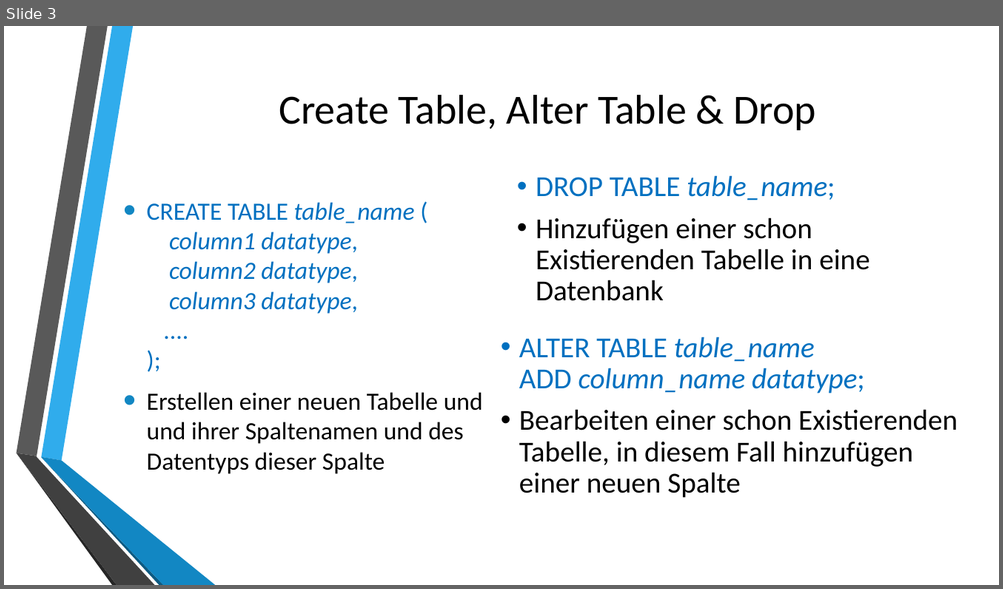
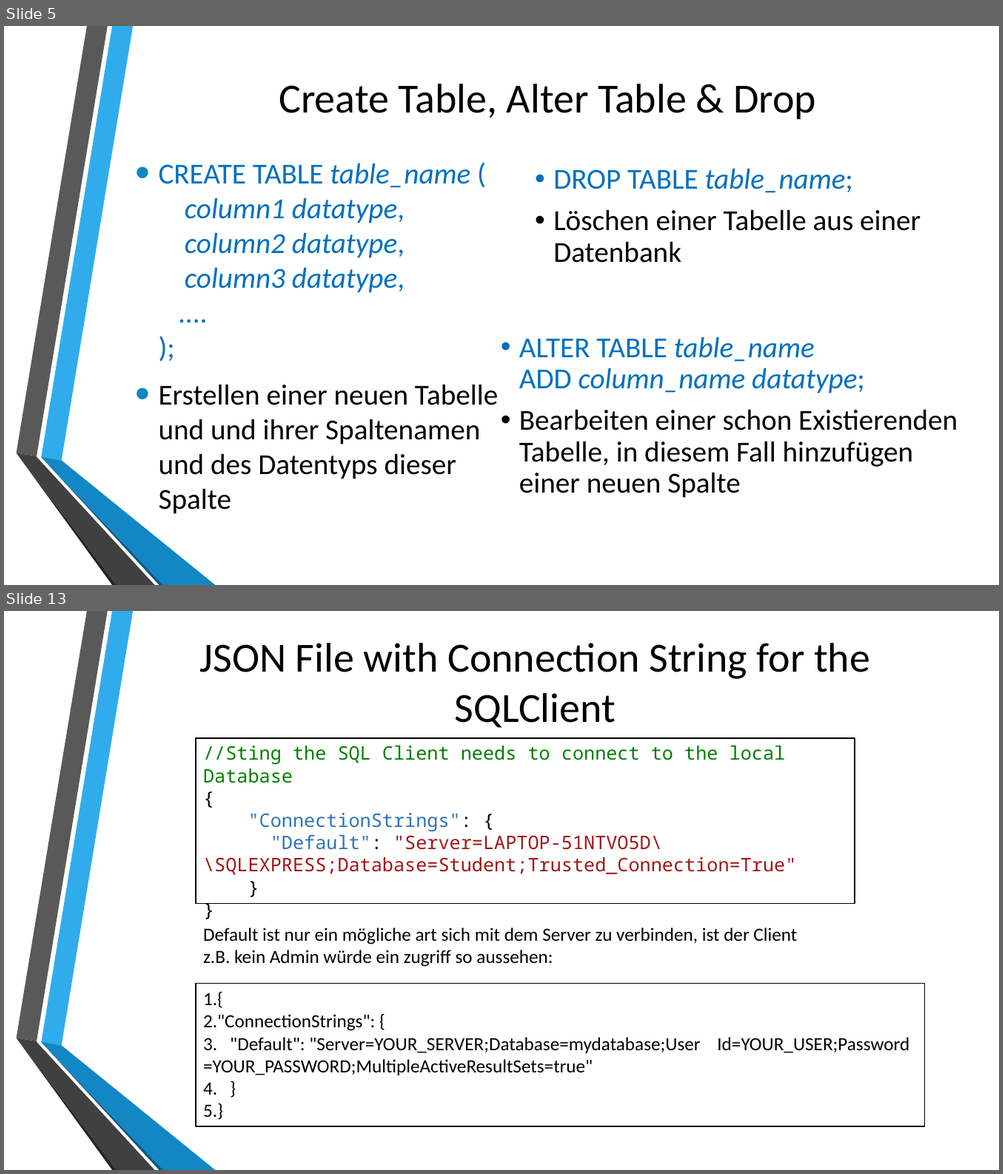
Before and after one commit to johzip/SQL_Presentation, a slide deck: Presentation.pptx. Shown one above the other, each under a label of ours: slide 3 before the commit, slides 5 and 13 after it; the slides between them are not shown. The pictures are 1003x589 and 1003x1174 pixels, drawn with LibreOffice and Linux fonts; fonts in the diff are those of the drawing; background and template pictures are left out. Boxes give left, top, right and bottom in pixels: in the first picture for what was removed or moved away, otherwise in the second. Text is boxed around its words. In the diff, an @@ line names an element or a change of style, - is before the commit and + after.

```diff
--- a/Presentation.pptx
+++ b/Presentation.pptx
@@ slide 13 added at [4, 611, 999, 1170], background picture (left out); not listed: 6 template elements that a slide beside it also shows @@
@@ title added at [200, 643, 870, 728], 40 pt, text #000000 @@
+JSON File with Connection String for the SQLClient
@@ rectangle added at [196, 738, 854, 903], fill #FFFFFF, outline #000000 1.25 pt, 18 pt, text #A31515 @@
+//Sting the SQL Client needs to connect to the local Database
+{
+"ConnectionStrings": {
+"Default": "Server=LAPTOP-51NTVO5D\\SQLEXPRESS;Database=Student;Trusted_Connection=True"
+}
+}
@@ text added at [203, 928, 797, 967], 18 pt, text #000000 @@
+Default ist nur ein mögliche art sich mit dem Server zu verbinden, ist der Client z.B. kein Admin würde ein zugriff so aussehen:
@@ rectangle added at [196, 983, 925, 1127], fill #FFFFFF, outline #000000 1.25 pt, 18 pt, text #000000 @@
+1. {
+2. "ConnectionStrings": {
+3. "Default": "Server=YOUR_SERVER;Database=mydatabase;User Id=YOUR_USER;Password=YOUR_PASSWORD;MultipleActiveResultSets=true"
+4. }
+5. }
@@ what was slide 3 is now slide 5 @@
@@ slide 5 changed as well @@
@@ title "Create Table, Alter Table & ...": place and size @@
-title "Create Table, Alter Table & ..." at [279, 95, 816, 130]
+title "Create Table, Alter Table & ..." at [279, 84, 816, 119]
@@ text "CREATE TABLE table_name ( column1 ...": place and size @@
-text "CREATE TABLE table_name ( column1 ..." at [147, 202, 483, 474]
+text "CREATE TABLE table_name ( column1 ..." at [159, 163, 498, 514]
@@ text "CREATE TABLE table_name ( column1 ..." at [159, 163, 498, 514]: size 24 to 28 pt @@
@@ text "DROP TABLE table_name;": place and size @@
-text "DROP TABLE table_name;" at [535, 175, 869, 301]
+text "DROP TABLE table_name;" at [553, 168, 920, 263]
@@ text at [553, 210, 920, 263]: text changed @@
-• Hinzufügen einer schon Existierenden Tabelle in eine Datenbank
+• Löschen einer Tabelle aus einer Datenbank
```
Also in this commit, not shown: 3 other slides changed, 10 other slides added, 2 slides removed, 8 other files.
